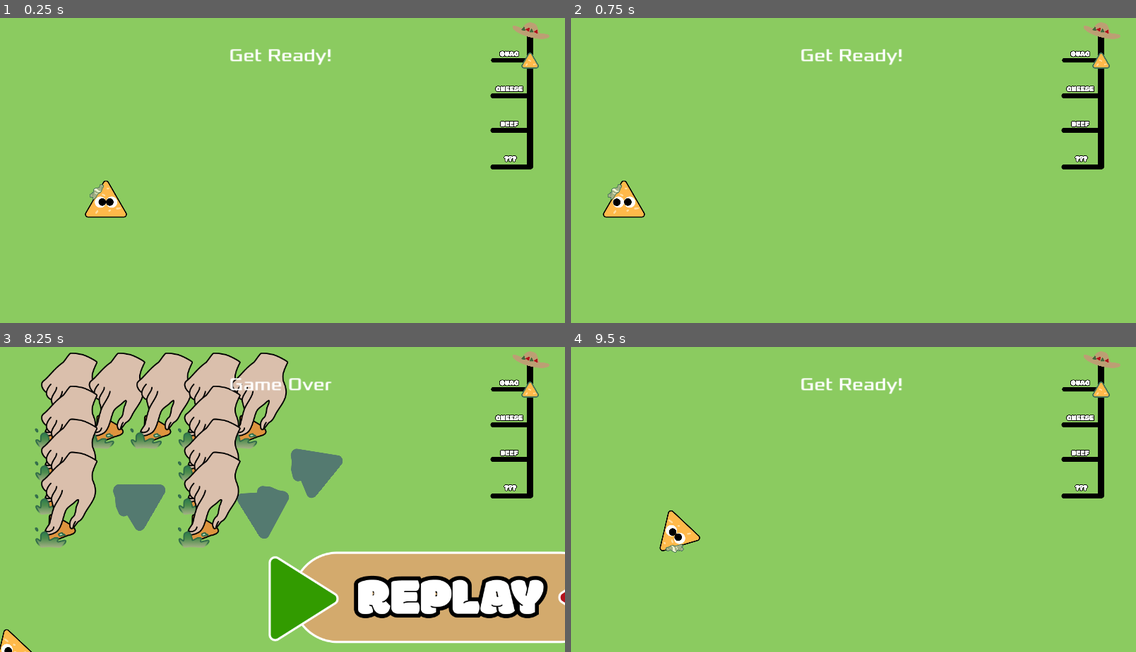
Above: before the commit, frames 1-4 (two rows, left to right).
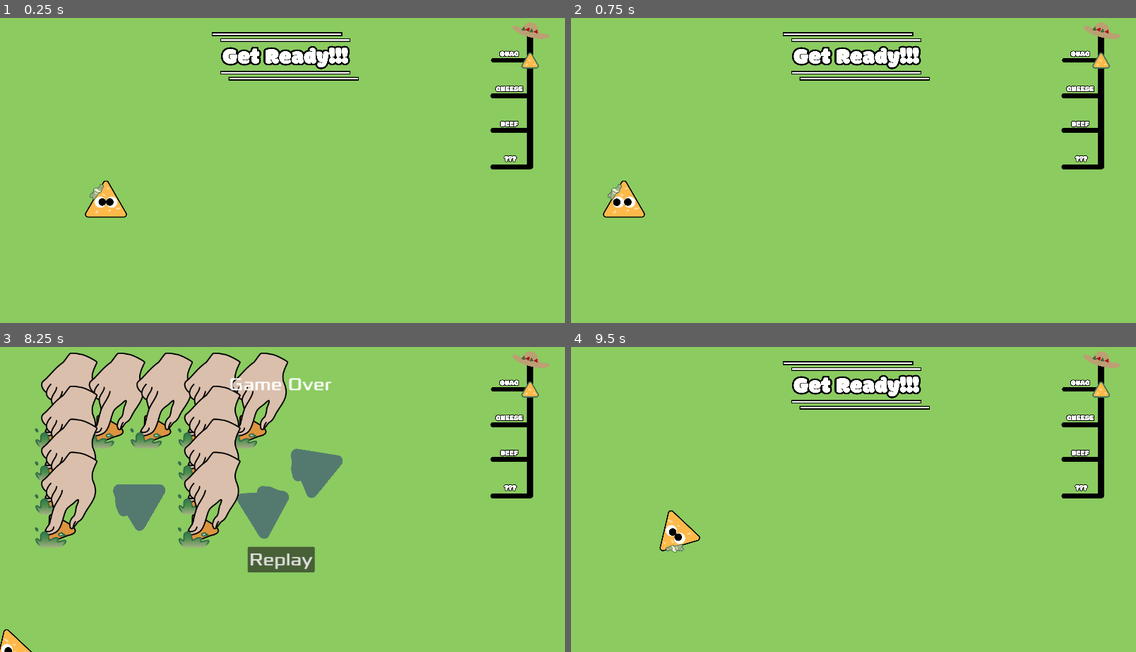
Above: after the commit, the same moments.

Repository: leolloyd/bowlofnachos24
Game: Godot game, scene res://main.tscn
The game is run twice, just before and just after one commit, with the same random seed, the same clock (stepped at 60 frames per second) and the same inputs.
Inputs (mouse positions are in pixels of both pictures, inside the frame that each line leads up to; where the layout moved, square brackets give the same spot in the first picture):
- Up to frame 1 (0.25 s): no input
- Up to frame 2 (0.75 s): tap Enter at 0.5 s; move the mouse to (977, 149) at 0.52 s; hold A (a) from 0.53 s (still down)
- Up to frame 3 (8.25 s): tap D (d) at 0.8, 1.35, 3.8, 4.35, 6.8 s; move the mouse to (169, 508) at 1.27 s; release A (a) at 1.28 s; tap S (s) at 1.55, 4.55, 7.55 s; tap Space at 2, 3.5, 5 s; move the mouse to (339, 423) at 2.02 s; hold S (s) 2.03-2.78 s; tap W (w) at 2.3, 2.85, 5.3, 7.35 s; tap Enter at 2.75, 4.25 s; move the mouse to (254, 557) at 2.77 s; tap A (a) at 3.05, 6.05 s; move the mouse to (452, 542) at 3.52 s; hold A (a) 3.53-4.28 s; move the mouse to (113, 444) at 4.27 s; move the mouse to (310, 493) at 5.02 s; press the mouse at (310, 493) at 5.03 s; move the mouse to (197, 414) at 5.77 s; release the mouse at (197, 414) at 5.78 s; right-click (197, 414) at 5.85 s; move the mouse to (406, 478) at 6.52 s; hold S (s) 6.53-7.28 s; move the mouse to (169, 508) at 7.27 s; move the mouse to (339, 423) at 8.02 s; hold A (a) from 8.03 s (still down)
- Up to frame 4 (9.5 s): tap W (w) at 8.3 s; release A (a) at 8.75 s; click (853, 560) [1017, 597] at 8.75 s

The runs differ from the first frame. In frame 1, 2.3% of the frame differs, in the area x 37-64%, y 4-21%; in frame 2, 2.3%; in frame 3, 16%, in the area x 43-100%, y 65-98%; in frame 4, 2.3%.

Commit message:
Replace text get ready with image get ready

Diff:
--- a/hud.gd
+++ b/hud.gd
@@ -3,11 +3,13 @@
 signal start_game
 
 func show_message(text):
+	toggle_get_ready(false)
 	$Message.text = text
 	$Message.show()
 	$MessageTimer.start()
 
 func show_game_over():
+	toggle_get_ready(false)
 	$Message.text = "Game Over"
 	$Message.show()
 	$Sprite2D/AnimationPlayer.play("RESET")
@@ -20,10 +22,19 @@
 func progress_cheese_to_beef():
 	$Sprite2D/AnimationPlayer.play("cheese_to_beef")
 
+func toggle_get_ready(show:bool):
+	if show:
+		$TextureRect.show()
+		await get_tree().create_timer(1.5).timeout
+		$TextureRect.hide()
+	else:
+		$TextureRect.hide()
+
 # Called when the node enters the scene tree for the first time.
 func _ready():
 	$Sprite2D/AnimationPlayer.play("RESET")
 	$StartButton.hide()
+	$TextureRect.hide()
 	#start_game.emit()
 	#pass # Replace with function body.
 
--- a/hud.tscn
+++ b/hud.tscn
@@ -2,9 +2,9 @@
 
 [ext_resource type="FontFile" uid="uid://n1r3q13un08n" path="res://fonts/Xolonium-Regular.ttf" id="1_gf3ij"]
 [ext_resource type="Script" path="res://hud.gd" id="1_qasc3"]
-[ext_resource type="Texture2D" uid="uid://b5qpysjy2l888" path="res://Group 51 (1).png" id="3_34e5r"]
 [ext_resource type="Texture2D" uid="uid://cnylim0hig2dx" path="res://art/LevelProgress.png" id="3_dc1qh"]
 [ext_resource type="Texture2D" uid="uid://l1hh5o3mnyjl" path="res://art/DoritoProgress.png" id="4_j0dxh"]
+[ext_resource type="Texture2D" uid="uid://crsnawl6oao0w" path="res://art/GetReadyImage.png" id="5_5aaje"]
 
 [sub_resource type="Animation" id="Animation_28bhx"]
 length = 0.001
@@ -68,15 +68,16 @@
 offset_bottom = 136.0
 theme_override_fonts/font = ExtResource("1_gf3ij")
 theme_override_font_sizes/font_size = 40
-text = "Get ready!"
 horizontal_alignment = 1
 
-[node name="StartButton" type="TextureButton" parent="."]
+[node name="StartButton" type="Button" parent="."]
 offset_left = 561.0
 offset_top = 481.0
-offset_right = 1471.0
-offset_bottom = 714.0
-texture_normal = ExtResource("3_34e5r")
+offset_right = 713.0
+offset_bottom = 538.0
+theme_override_fonts/font = ExtResource("1_gf3ij")
+theme_override_font_sizes/font_size = 40
+text = "Replay"
 
 [node name="MessageTimer" type="Timer" parent="."]
 wait_time = 2.0
@@ -97,5 +98,13 @@
 "": SubResource("AnimationLibrary_q5u33")
 }
 
+[node name="TextureRect" type="TextureRect" parent="."]
+offset_left = 480.0
+offset_top = 60.0
+offset_right = 813.0
+offset_bottom = 169.0
+texture = ExtResource("5_5aaje")
+expand_mode = 1
+
 [connection signal="pressed" from="StartButton" to="." method="_on_start_button_pressed"]
 [connection signal="timeout" from="MessageTimer" to="." method="_on_message_timer_timeout"]
--- a/main.gd
+++ b/main.gd
@@ -92,7 +92,7 @@
 	print("Score now: ", score)
 	$Player.start($StartPosition.position)
 	$StartTimer.start()
-	$HUD.show_message("Get Ready!")
+	$HUD.toggle_get_ready(true)
 	$Level1.play()
 	#$Music.play()
 
@@ -120,7 +120,8 @@
 		$ColorRect.color = bkg_colors[current_level]
 		$Player.start($StartPosition.position)
 		$StartTimer.start()
-		$HUD.show_message("Get Ready")
+		#$HUD.show_message("Get Ready")
+		$HUD.toggle_get_ready(true)
 		current_cycles = 0
 		#new_cycle()
 	else:
Binary file added: art/GetReadyImage.png
Not shown, added: art/GetReadyImage.png.import
Binary file added: art/middle_aged_chippy.png
Not shown, added: art/middle_aged_chippy.png.import
Binary file added: art/old_chippy.png
Not shown, added: art/old_chippy.png.import
